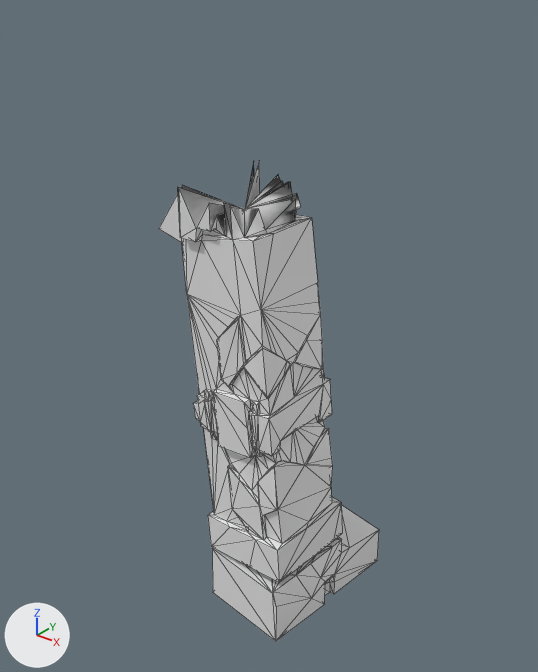
Before and after pictures for a commit that changed the OBJ model src/main/resources/assets/kn8/meshes/reno_no6/leg_right.obj.
Before and after are seen from a 50 mm lens placed at (0.81, -0.87, 1.06), pointed at (0.107, 0.01, 0.514). The lights are fixed; the arrows at lower left show +X, +Y and +Z. The older version comes first. Mesh edges are drawn as thin lines. Where no turn or scale is listed for an object, it has been applied to the vertices. Vertices at exactly the same position are counted once.

In view in the first picture: 'leg_right'.
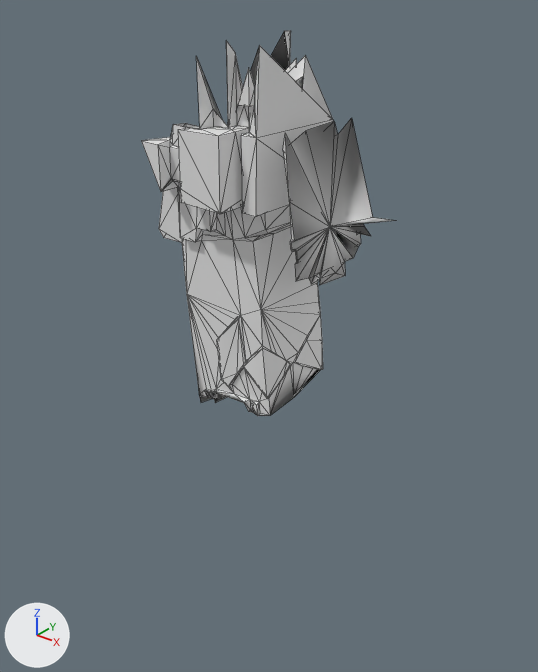
The change, as a list of edits to the scene's bpy script:
```text
Change me_leg_right:
    used by ob_leg_right; location = (0.0, 0.0, 0.0)
    remove me_leg_right.from_pydata(...)  # 583 vertices, 1162 faces; spans x -0.029..0.26, y -0.12..0.193, z 0.0..0.786
    add me_leg_right.from_pydata(...)  # 439 vertices, 870 faces; spans x -0.038..0.318, y -0.147..0.111, z 0.408..0.986
    me_leg_right part 1: a new loose piece of 77 vertices spanning x 0.199..0.318, y -0.11..0.049, z 0.648..0.879
    me_leg_right part 2: 374 vertices removed from x 0.031..0.26, y -0.12..0.193, z 0.0..0.443; 1 vertex added at x 0.109, y -0.01, z 0.44
    me_leg_right part 3: 1 vertex removed from x 0.08, y -0.017, z 0.734; 153 vertices added at x -0.038..0.177, y -0.147..0.111, z 0.673..0.986
```

Changed parts and their boxes (x1, y1, x2, y2) in the pictures (538 x 672 px):
'leg_right', reshaped (16% wider, 20% shorter)
    before: (159, 161, 379, 641)
    after: (141, 30, 396, 416)
part 1 of me_leg_right, added
    after: (283, 118, 396, 285)
part 2 of me_leg_right, cut back (mostly hidden afterwards)
    before: (193, 369, 379, 641)
    after: (199, 391, 226, 403)
part 3 of me_leg_right, built on
    before: (178, 161, 301, 237)
    after: (141, 30, 333, 242)
